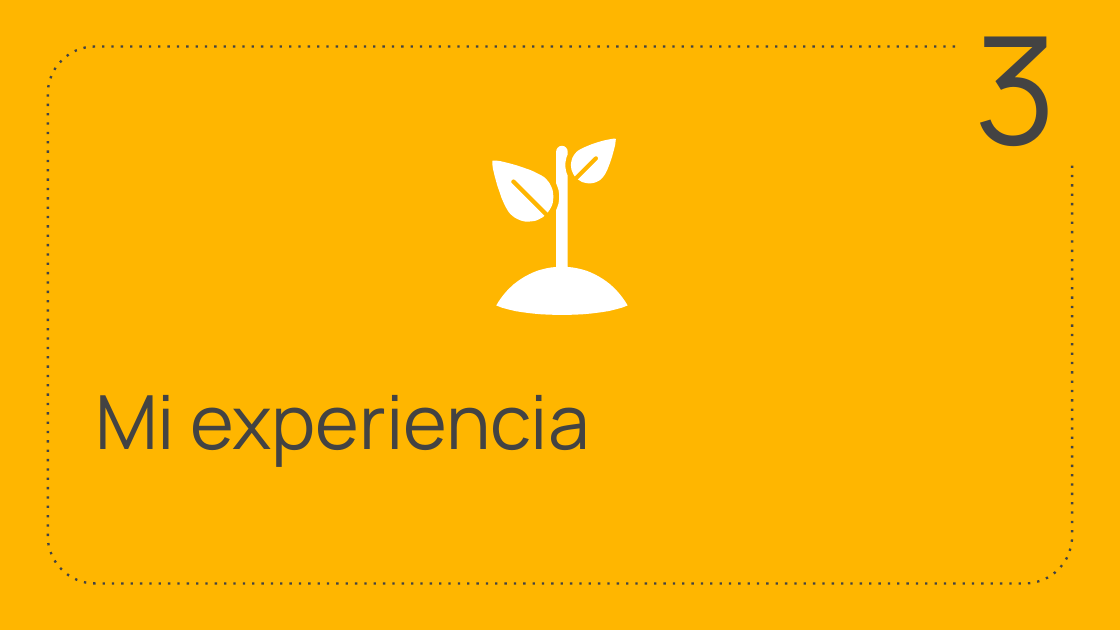
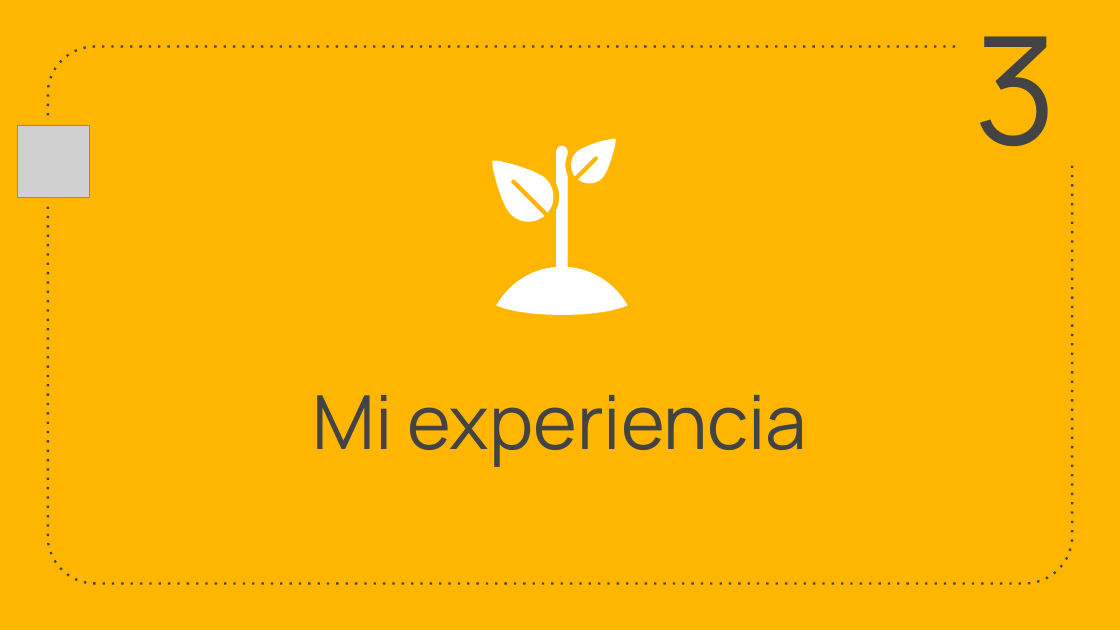
Before and after one commit to Mirirubi/TFMiri, a slide deck: slide 7 of practicas-MOVALSYS/PresentacionPracticas.pptx (slide 8 before the commit). Drawn at 1120x630 pixels with LibreOffice and Linux fonts; fonts in the diff are those of the drawing; grey boxes stand for pictures. Boxes give left, top, right and bottom in pixels: in the first picture for what was removed or moved away, otherwise in the second. Text is boxed around its words. In the diff, an @@ line names an element or a change of style, - is before the commit and + after.

```diff
--- a/practicas-MOVALSYS/PresentacionPracticas.pptx
+++ b/practicas-MOVALSYS/PresentacionPracticas.pptx
@@ rectangle added at <box>0,121,96,203</box>, fill #FFB600 @@
@@ picture added at <box>18,125,90,197</box> @@
@@ title "Mi experiencia" at <box>313,395,807,467</box>: alignment left to centre @@
```
Also in this commit, not shown: 4 other slides changed, 1 slide removed, 1 other file.
